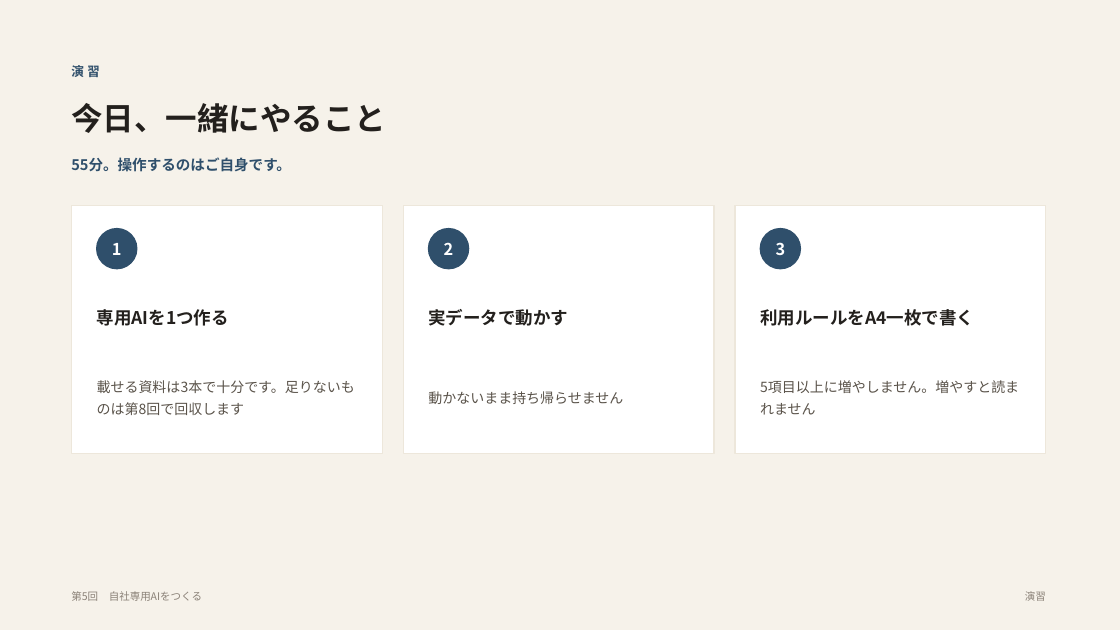
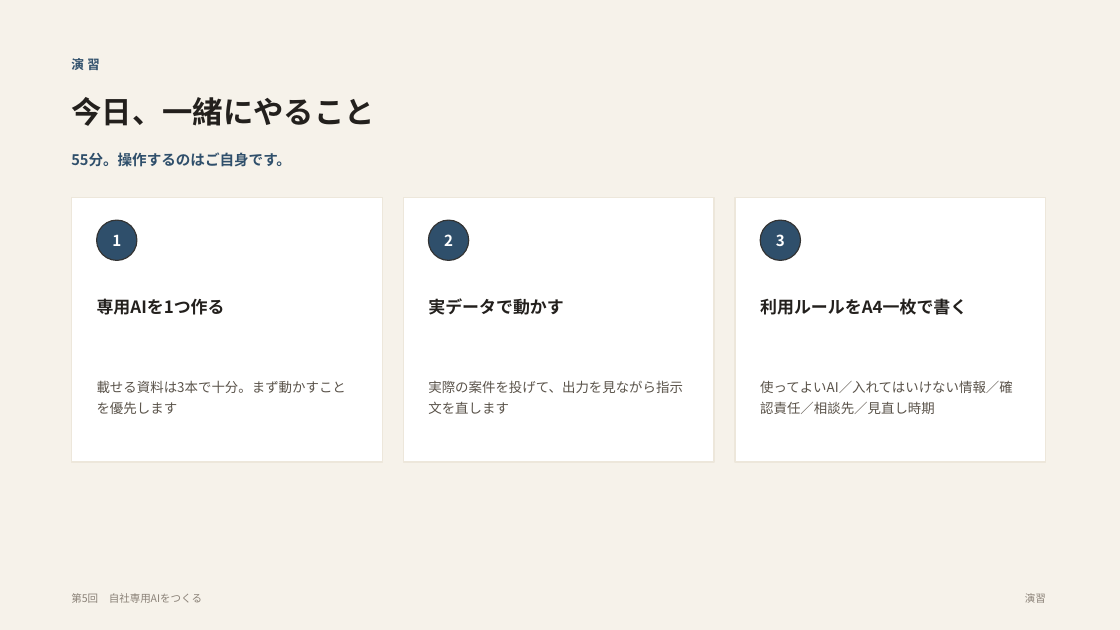
Before and after one commit to yusuke-aoki-bit/founders-ai-program, a slide deck: slide 9 of slides/pptx/第05回_自社専用AIをつくる.pptx (slide 5 before the commit). Drawn at 1120x630 pixels with LibreOffice and Linux fonts; fonts in the diff are those of the drawing. Boxes give left, top, right and bottom in pixels: in the first picture for what was removed or moved away, otherwise in the second. Text is boxed around its words. In the diff, an @@ line names an element or a change of style, - is before the commit and + after.

```diff
--- a/slides/pptx/第05回_自社専用AIをつくる.pptx
+++ b/slides/pptx/第05回_自社専用AIをつくる.pptx
@@ text "演習": place and size @@
-text "演習" at bbox=[71, 65, 100, 77]
+text "演習" at bbox=[71, 58, 100, 70]
@@ text "今日、一緒にやること" at bbox=[71, 97, 374, 126]: size 27 to 26 pt @@
@@ text "55分。操作するのはご自身です。": place and size @@
-text "55分。操作するのはご自身です。" at bbox=[71, 157, 291, 172]
+text "55分。操作するのはご自身です。" at bbox=[71, 152, 291, 167]
@@ rectangle: place and size @@
-rectangle at bbox=[71, 206, 382, 454]
+rectangle at bbox=[71, 197, 382, 462]
@@ rectangle: place and size @@
-rectangle at bbox=[403, 206, 714, 454]
+rectangle at bbox=[403, 197, 714, 462]
@@ rectangle: place and size @@
-rectangle at bbox=[735, 206, 1046, 454]
+rectangle at bbox=[735, 197, 1046, 462]
@@ 3 texts, 3 ellipses: place and size @@
-3 texts, 3 ellipses at bbox=[97, 229, 801, 269]
+3 texts, 3 ellipses at bbox=[97, 220, 801, 260]
@@ size 14 to 13 pt in 3 elements at bbox=[112, 234, 121, 246], bbox=[444, 234, 453, 246], bbox=[776, 234, 785, 246] @@
@@ outline #2F4F6B 1 pt to #333333 1 pt in 3 elements at bbox=[97, 220, 137, 260], bbox=[429, 220, 469, 260], bbox=[760, 220, 801, 260] @@
@@ text "専用AIを1つ作る": place and size @@
-text "専用AIを1つ作る" at bbox=[97, 309, 229, 326]
+text "専用AIを1つ作る" at bbox=[97, 298, 225, 315]
@@ text "実データで動かす": place and size @@
-text "実データで動かす" at bbox=[428, 309, 568, 326]
+text "実データで動かす" at bbox=[428, 298, 563, 315]
@@ size 15 to 14.5 pt in 3 elements at bbox=[97, 298, 225, 315], bbox=[428, 298, 563, 315], bbox=[760, 298, 967, 315] @@
@@ text "利用ルールをA4一枚で書く": place and size @@
-text "利用ルールをA4一枚で書く" at bbox=[760, 309, 974, 326]
+text "利用ルールをA4一枚で書く" at bbox=[760, 298, 967, 315]
@@ text at bbox=[97, 381, 346, 414]: text changed; size 12 to 11.5 pt @@
-載せる資料は3本で十分です。足りないものは第8回で回収します
+載せる資料は3本で十分。まず動かすことを優先します
@@ text added at bbox=[428, 380, 683, 414], 11.5 pt, text #5A534A @@
+実際の案件を投げて、出力を見ながら指示文を直します
@@ text removed at bbox=[760, 380, 1019, 415] @@
-5項目以上に増やしません。増やすと読まれません
@@ text added at bbox=[760, 380, 1013, 414], 11.5 pt, text #5A534A @@
+使ってよいAI／入れてはいけない情報／確認責任／相談先／見直し時期
@@ text removed at bbox=[428, 391, 623, 404] @@
-動かないまま持ち帰らせません
```
Also in this commit, not shown: 5 other slides changed, 6 slides added, 1 slide removed, 24 other files.
